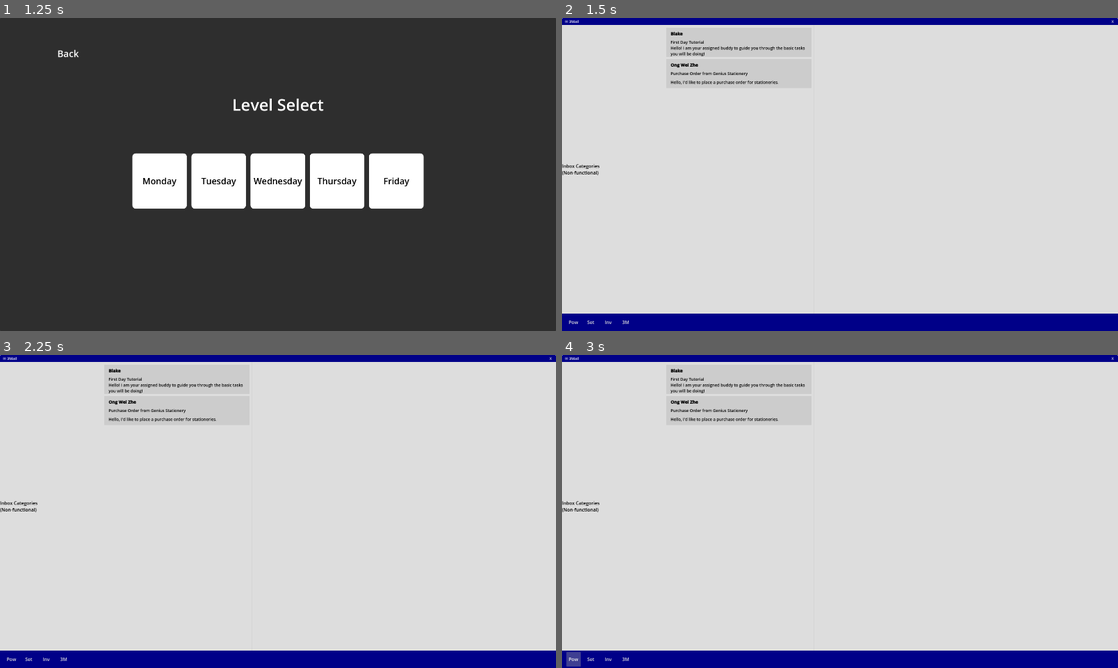
Above: before the commit, frames 1-4 (two rows, left to right).
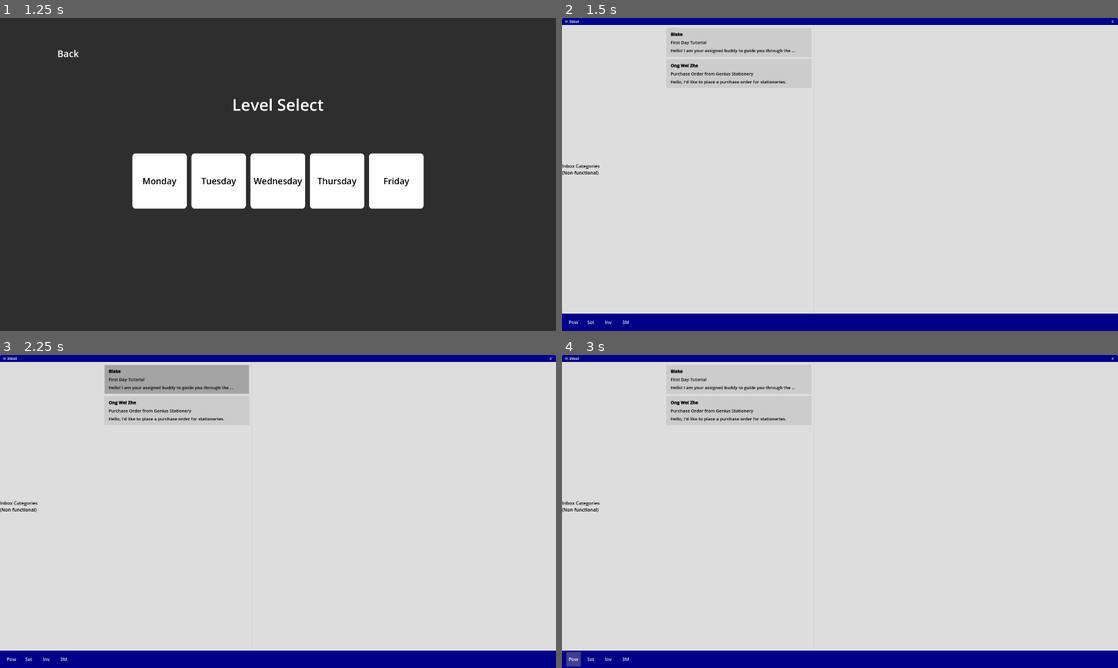
Above: after the commit, the same moments.

Repository: Wong-Kai-Lun/gamified-cybersecurity-awareness-training
Game: Godot game, scene res://game/main_menu/main_menu.tscn
Two runs of this game, one before a commit and one after it. Both use one fixed random seed, a clock stepped at 60 frames per second and the inputs below.
Inputs (mouse positions are in pixels of both pictures, inside the frame that each line leads up to):
- Up to frame 1 (1.25 s): click "New Game" at 0.5 s
- Up to frame 2 (1.5 s): click "Monday" at 1.25 s
- Up to frame 3 (2.25 s): click (177, 380) at 2.02 s
- Up to frame 4 (3 s): click "Pow" at 2.75 s

Frame 1 is identical in both runs. In frame 2, 0.7% of the frame differs, in the area x 19-44%, y 4-22%; in frame 3, 2.6%, in the area x 18-45%, y 3-22%; in frame 4, 0.7%.

Commit message:
Update IncomingEmail to be clickable

Diff:
--- a/godot/data/1_tutorial.tres
+++ b/godot/data/1_tutorial.tres
@@ -8,7 +8,7 @@
 sender_name = "Blake"
 sender_address = "blake@abc.com.my"
 to_address = "player@abc.com.my"
-cc_address = Array[String]([])
+cc_address = ""
 subject = "First Day Tutorial"
 email_body = "Hello! I am your assigned buddy to guide you through the basic tasks you will be doing!"
 flags = Array[String](["tutorial"])
--- a/godot/game/main_game/programs/email_client/incoming_email.gd
+++ b/godot/game/main_game/programs/email_client/incoming_email.gd
@@ -1,8 +1,8 @@
 extends Control
 
-@onready var sender_label: RichTextLabel = $PanelContainer/MarginContainer/VBoxContainer/SenderNameRTL
-@onready var subject_label: RichTextLabel = $PanelContainer/MarginContainer/VBoxContainer/SubjectLineRTL
-@onready var body_preview_label: RichTextLabel = $PanelContainer/MarginContainer/VBoxContainer/BodyPreviewRTL
+@onready var sender_label: RichTextLabel = $PanelContainer/Open/MarginContainer/VBoxContainer/SenderNameRTL
+@onready var subject_label: Label = $PanelContainer/Open/MarginContainer/VBoxContainer/SubjectLbl
+@onready var body_preview_label: Label = $PanelContainer/Open/MarginContainer/VBoxContainer/BodyPreviewLbl
 
 var email_data: EmailData
 
@@ -12,3 +12,7 @@
 	sender_label.text = "[b]" + data.sender_name
 	subject_label.text = data.subject
 	body_preview_label.text = data.email_body
+
+
+func _on_open_pressed() -> void:
+	pass # Replace with function body.
--- a/godot/game/main_game/programs/email_client/incoming_email.tscn
+++ b/godot/game/main_game/programs/email_client/incoming_email.tscn
@@ -1,9 +1,26 @@
-[gd_scene load_steps=3 format=3 uid="uid://teyfqe5jhxwj"]
+[gd_scene load_steps=8 format=3 uid="uid://teyfqe5jhxwj"]
 
 [ext_resource type="Script" path="res://game/main_game/programs/email_client/incoming_email.gd" id="1_8dbl0"]
 
 [sub_resource type="StyleBoxFlat" id="StyleBoxFlat_tjmih"]
 bg_color = Color(0.8, 0.8, 0.8, 1)
+
+[sub_resource type="StyleBoxFlat" id="StyleBoxFlat_mtfhq"]
+bg_color = Color(0.6, 0.6, 0.6, 0.733333)
+border_width_left = 1
+border_width_top = 1
+border_width_right = 1
+border_width_bottom = 1
+
+[sub_resource type="StyleBoxFlat" id="StyleBoxFlat_6he3w"]
+bg_color = Color(0.733333, 0.733333, 0.733333, 0.666667)
+
+[sub_resource type="StyleBoxFlat" id="StyleBoxFlat_y4h60"]
+bg_color = Color(0.533333, 0.533333, 0.533333, 0.733333)
+
+[sub_resource type="StyleBoxEmpty" id="StyleBoxEmpty_gog41"]
+
+[sub_resource type="FontVariation" id="FontVariation_r7t3n"]
 
 [node name="IncomingEmail" type="Control"]
 custom_minimum_size = Vector2(200, 100)
@@ -26,22 +43,36 @@
 grow_vertical = 2
 theme_override_styles/panel = SubResource("StyleBoxFlat_tjmih")
 
-[node name="MarginContainer" type="MarginContainer" parent="PanelContainer"]
+[node name="Open" type="Button" parent="PanelContainer"]
 layout_mode = 2
+mouse_default_cursor_shape = 2
+theme_override_styles/focus = SubResource("StyleBoxFlat_mtfhq")
+theme_override_styles/hover = SubResource("StyleBoxFlat_6he3w")
+theme_override_styles/pressed = SubResource("StyleBoxFlat_y4h60")
+theme_override_styles/normal = SubResource("StyleBoxEmpty_gog41")
+
+[node name="MarginContainer" type="MarginContainer" parent="PanelContainer/Open"]
+layout_mode = 1
+anchors_preset = 15
+anchor_right = 1.0
+anchor_bottom = 1.0
+grow_horizontal = 2
+grow_vertical = 2
+mouse_filter = 2
 theme_override_constants/margin_left = 15
-theme_override_constants/margin_top = 0
+theme_override_constants/margin_top = 10
 theme_override_constants/margin_right = 15
-theme_override_constants/margin_bottom = 0
+theme_override_constants/margin_bottom = 10
 
-[node name="VBoxContainer" type="VBoxContainer" parent="PanelContainer/MarginContainer"]
+[node name="VBoxContainer" type="VBoxContainer" parent="PanelContainer/Open/MarginContainer"]
 layout_mode = 2
-theme_override_constants/separation = -10
+mouse_filter = 2
 
-[node name="SenderNameRTL" type="RichTextLabel" parent="PanelContainer/MarginContainer/VBoxContainer"]
+[node name="SenderNameRTL" type="RichTextLabel" parent="PanelContainer/Open/MarginContainer/VBoxContainer"]
 layout_mode = 2
 size_flags_vertical = 6
+mouse_filter = 2
 theme_override_colors/default_color = Color(0, 0, 0, 1)
-theme_override_font_sizes/normal_font_size = 14
 theme_override_font_sizes/bold_font_size = 15
 bbcode_enabled = true
 text = "[b]Sender Name"
@@ -49,24 +80,21 @@
 scroll_active = false
 drag_and_drop_selection_enabled = false
 
-[node name="SubjectLineRTL" type="RichTextLabel" parent="PanelContainer/MarginContainer/VBoxContainer"]
+[node name="SubjectLbl" type="Label" parent="PanelContainer/Open/MarginContainer/VBoxContainer"]
 layout_mode = 2
 size_flags_vertical = 6
-theme_override_colors/default_color = Color(0, 0, 0, 1)
-theme_override_font_sizes/normal_font_size = 14
-theme_override_font_sizes/bold_font_size = 15
-text = "Subject Line"
-fit_content = true
-scroll_active = false
-autowrap_mode = 1
+theme_override_colors/font_color = Color(0, 0, 0, 1)
+theme_override_font_sizes/font_size = 15
+text = "Subject"
+text_overrun_behavior = 4
 
-[node name="BodyPreviewRTL" type="RichTextLabel" parent="PanelContainer/MarginContainer/VBoxContainer"]
+[node name="BodyPreviewLbl" type="Label" parent="PanelContainer/Open/MarginContainer/VBoxContainer"]
 layout_mode = 2
 size_flags_vertical = 6
-theme_override_colors/default_color = Color(0, 0, 0, 1)
-theme_override_font_sizes/normal_font_size = 14
-theme_override_font_sizes/bold_font_size = 15
+theme_override_colors/font_color = Color(0, 0, 0, 1)
+theme_override_fonts/font = SubResource("FontVariation_r7t3n")
+theme_override_font_sizes/font_size = 15
 text = "Email Body Preview"
-fit_content = true
-scroll_active = false
-autowrap_mode = 1
+text_overrun_behavior = 4
+
+[connection signal="pressed" from="PanelContainer/Open" to="." method="_on_open_pressed"]
